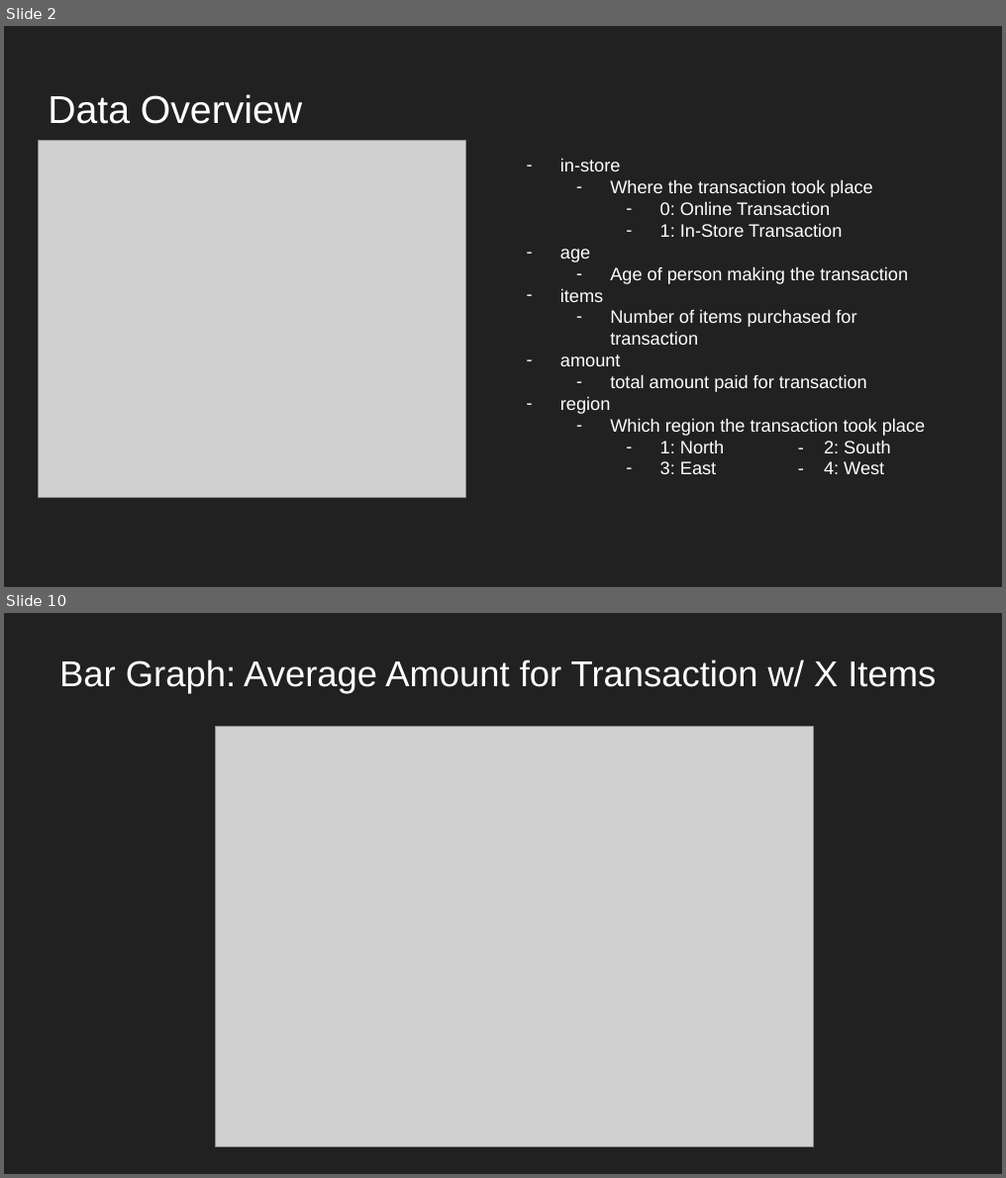
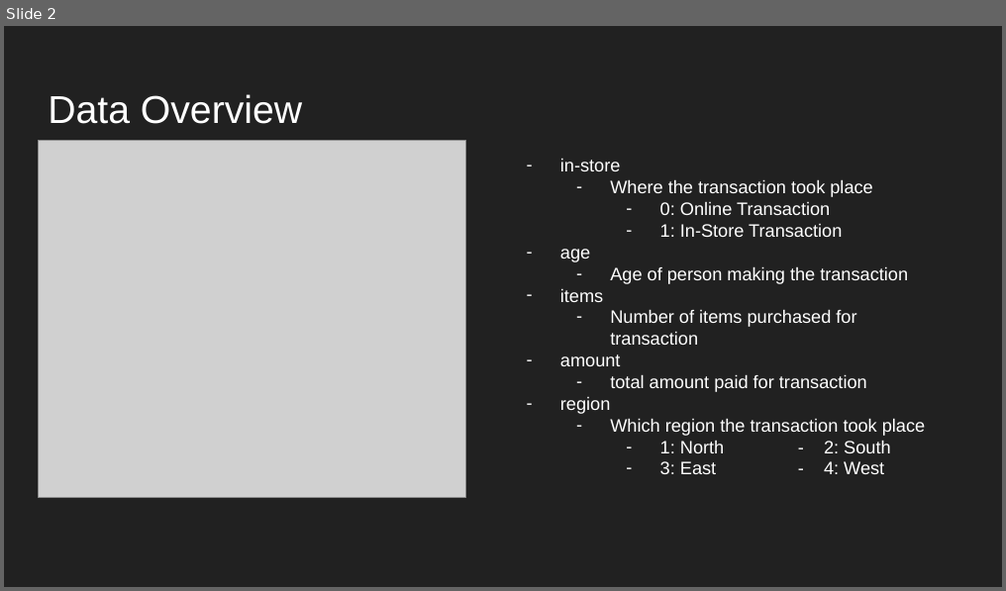
Before and after one commit to mvill025/investigate-customer-buying-patterns, a slide deck: Task1.pptx. Shown one above the other, each under a label of ours: slides 2 and 10 before the commit, slide 2 after it; the slides between them are not shown. The pictures are 1006x1178 and 1006x591 pixels, drawn with LibreOffice and Linux fonts; fonts in the diff are those of the drawing; grey boxes stand for pictures. Boxes give left, top, right and bottom in pixels: in the first picture for what was removed or moved away, otherwise in the second. Text is boxed around its words. In the diff, an @@ line names an element or a change of style, - is before the commit and + after.

```diff
--- a/Task1.pptx
+++ b/Task1.pptx
@@ slide 10 removed at [4, 613, 1002, 1174], background #212121 @@
@@ title removed at [59, 660, 936, 693] @@
-Bar Graph: Average Amount for Transaction w/ X Items
@@ picture removed at [216, 727, 813, 1147] @@
```
Also in this commit, not shown: 3 slides changed, 3 slides added, 6 other slides removed, 1 other file.
